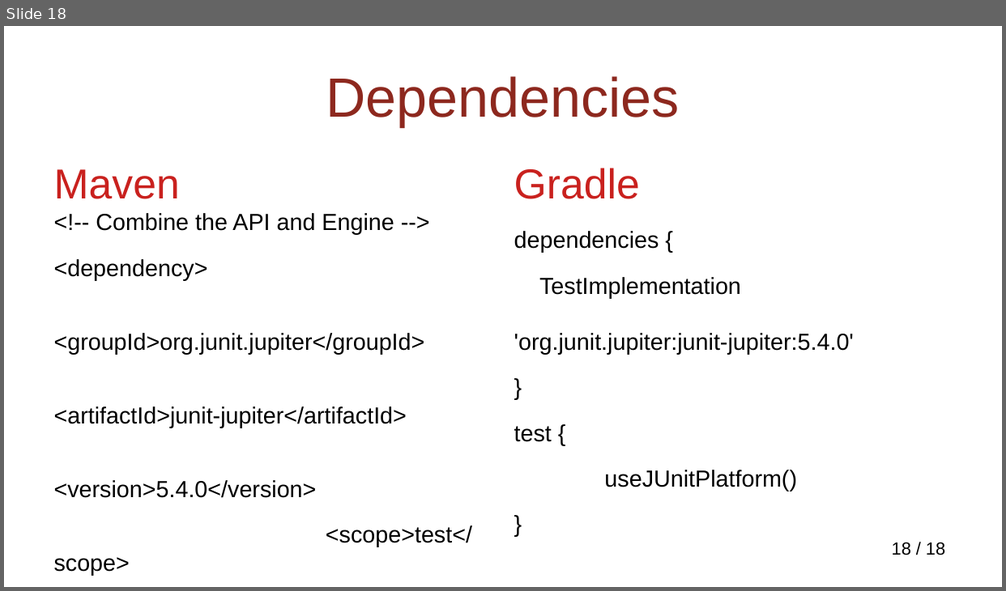
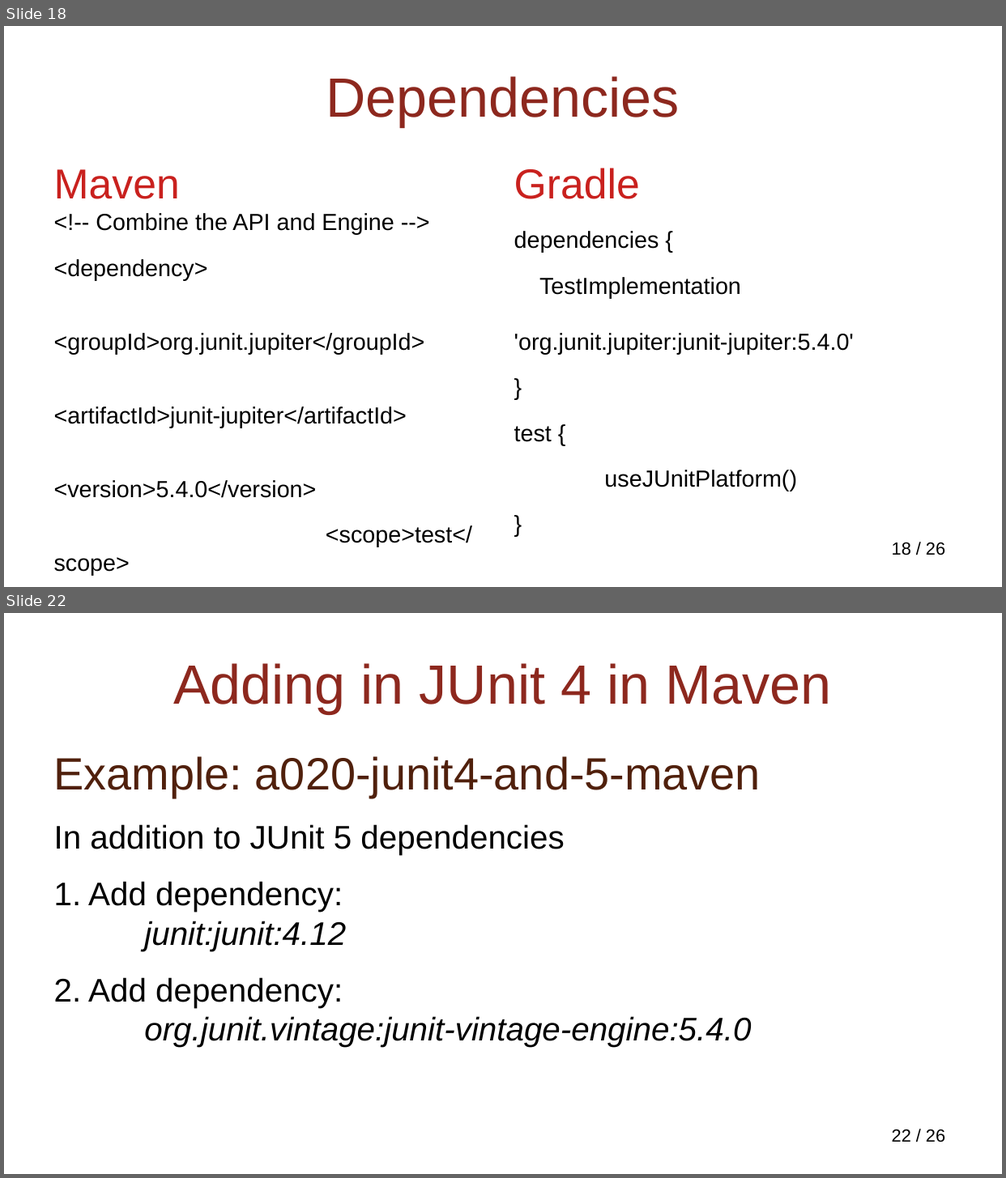
Before and after one commit to NextPoorSlob/JUnit5-Presentation-Sample-Code, a slide deck: ByJupiter.odp. Shown one above the other, each under a label of ours: slide 18 before the commit, slides 18 and 22 after it; the slides between them are not shown. The pictures are 1006x591 and 1006x1178 pixels, drawn with LibreOffice and Linux fonts; fonts in the diff are those of the drawing; background and template pictures are left out. Boxes give left, top, right and bottom in pixels: in the first picture for what was removed or moved away, otherwise in the second. Text is boxed around its words. In the diff, an @@ line names an element or a change of style, - is before the commit and + after.

```diff
--- a/ByJupiter.odp
+++ b/ByJupiter.odp
@@ slide 22 added at <box>4,613,1002,1174</box>, background picture (left out); not listed: 1 template element that a slide beside it also shows @@
@@ title added at <box>173,663,831,714</box>, 44 pt, text #8D281E @@
+Adding in JUnit 4 in Maven
@@ text added at <box>54,756,761,1047</box>, 26 pt, text #000000 @@
+Example: a020-junit4-and-5-maven
+In addition to JUnit 5 dependencies
+1. Add dependency:
+junit:junit:4.12
+2. Add dependency:
+org.junit.vintage:junit-vintage-engine:5.4.0
@@ page number at <box>892,543,945,556</box>: text changed @@
-18 / 18
+18 / 26
```
Also in this commit, not shown: 5 slides changed, 7 other slides added.
